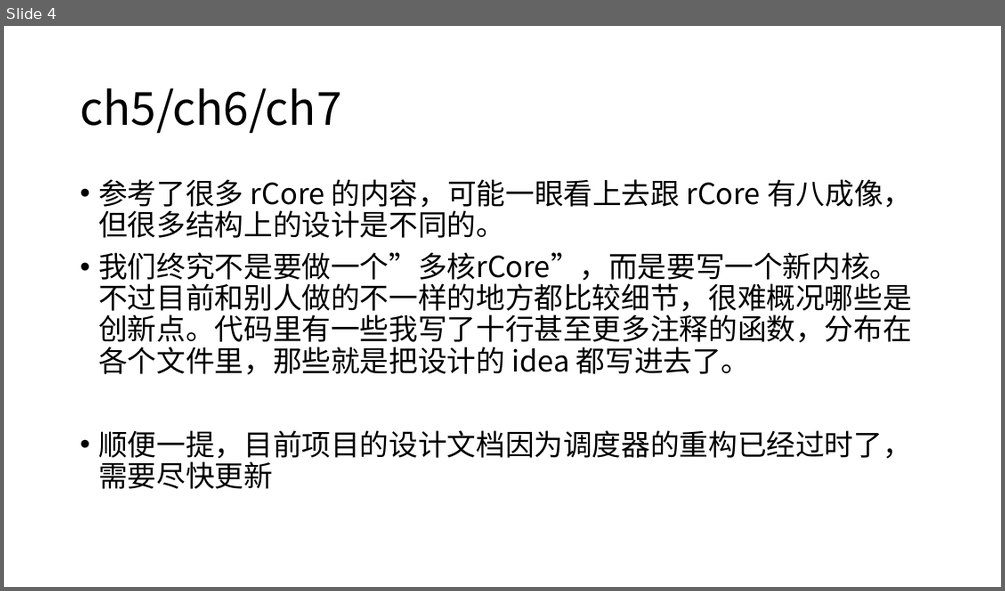
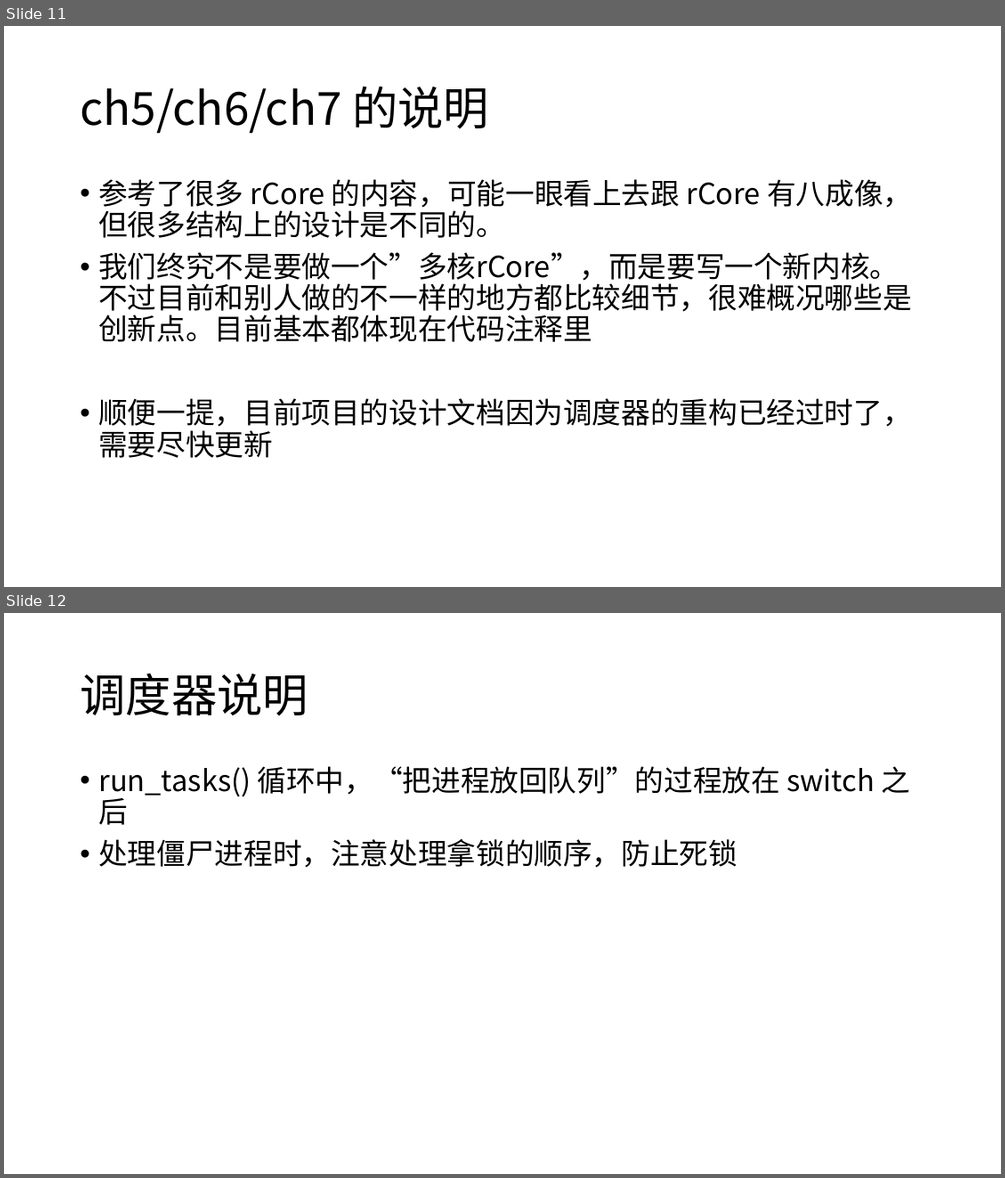
Before and after one commit to scPointer/maturin, a slide deck: repo/0507.pptx. Shown one above the other, each under a label of ours: slide 4 before the commit, slides 11 and 12 after it. The pictures are 1005x591 and 1005x1178 pixels, drawn with LibreOffice and Linux fonts; fonts in the diff are those of the drawing. Boxes give left, top, right and bottom in pixels: in the first picture for what was removed or moved away, otherwise in the second. Text is boxed around its words. In the diff, an @@ line names an element or a change of style, - is before the commit and + after.

```diff
--- a/repo/0507.pptx
+++ b/repo/0507.pptx
@@ slide 12 added at (4,613,1001,1174), background #FFFFFF @@
@@ title added at (80,673,308,715), 44 pt, text #000000 @@
+调度器说明
@@ text added at (98,766,910,868), 28 pt, text #000000 @@
+• run_tasks() 循环中，“把进程放回队列”的过程放在 switch 之后
+• 处理僵尸进程时，注意处理拿锁的顺序，防止死锁
@@ what was slide 4 is now slide 11 @@
@@ slide 11 changed as well @@
@@ title at (80,87,489,134): text changed @@
-ch5/ch6/ch7
+ch5/ch6/ch7 的说明
@@ text at (98,252,911,342): text changed @@
-• 我们终究不是要做一个”多核rCore”，而是要写一个新内核。不过目前和别人做的不一样的地方都比较细节，很难概况哪些是创新点。代码里有一些我写了十行甚至更多注释的函数，分布在各个文件里，那些就是把设计的 idea 都写进去了。
+• 我们终究不是要做一个”多核rCore”，而是要写一个新内核。不过目前和别人做的不一样的地方都比较细节，很难概况哪些是创新点。目前基本都体现在代码注释里
```
Also in this commit, not shown: 4 other slides changed, 8 other slides added, 1 other file.
